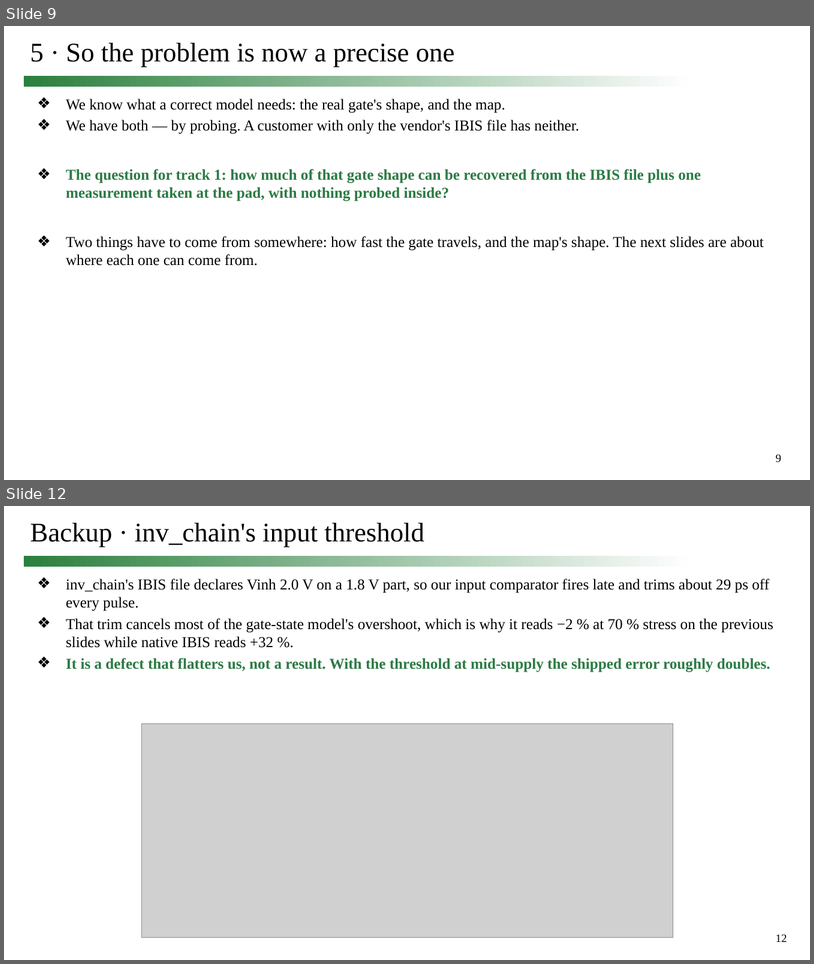
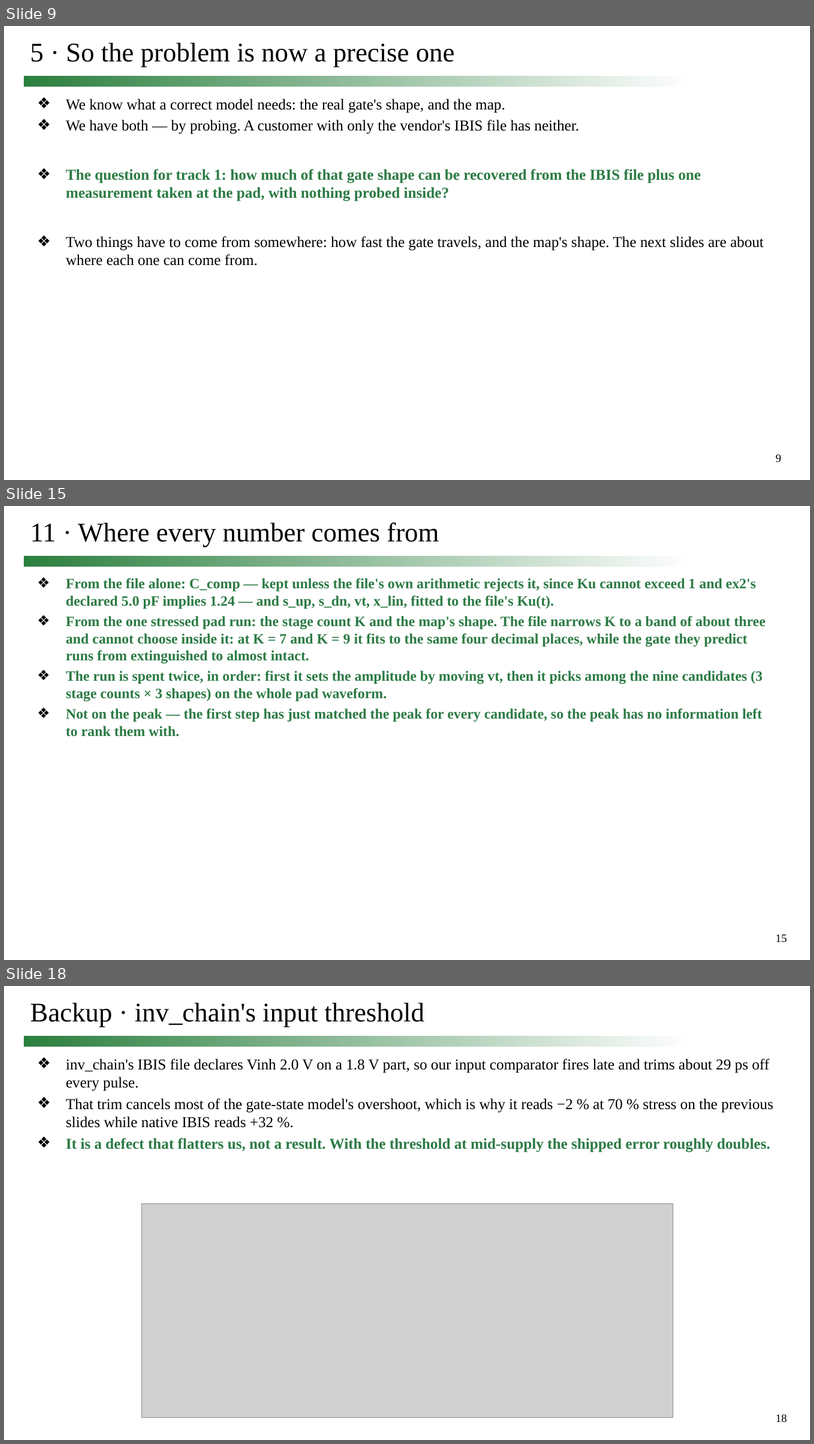
Before and after one commit to simon9721/ibis_comparison, a slide deck: results/meeting_deck_2026-09-24/0924_track1_story.pptx. Shown one above the other, each under a label of ours: slides 9 and 12 before the commit, slides 9, 15 and 18 after it; the slides between them are not shown. The pictures are 814x964 and 814x1444 pixels, drawn with LibreOffice and Linux fonts; fonts in the diff are those of the drawing; grey boxes stand for pictures. Boxes give left, top, right and bottom in pixels: in the first picture for what was removed or moved away, otherwise in the second. Text is boxed around its words. In the diff, an @@ line names an element or a change of style, - is before the commit and + after.

```diff
--- a/results/meeting_deck_2026-09-24/0924_track1_story.pptx
+++ b/results/meeting_deck_2026-09-24/0924_track1_story.pptx
@@ slide 15 added at [4, 506, 810, 960], background #FFFFFF; not listed: 2 template elements that a slide beside it also shows @@
@@ title added at [30, 522, 439, 547], 32 pt, text #000000 @@
+11 · Where every number comes from
@@ text added at [66, 578, 765, 736], 17 pt, text #2B7A43, bold @@
+❖ From the file alone: C_comp — kept unless the file's own arithmetic rejects it, since Ku cannot exceed 1 and ex2's declared 5.0 pF implies 1.24 — and s_up, s_dn, vt, x_lin, fitted to the file's Ku(t).
+❖ From the one stressed pad run: the stage count K and the map's shape. The file narrows K to a band of about three and cannot choose inside it: at K = 7 and K = 9 it fits to the same four decimal places, while the gate they predict runs from extinguished to almost intact.
+❖ The run is spent twice, in order: first it sets the amplitude by moving vt, then it picks among the nine candidates (3 stage counts × 3 shapes) on the whole pad waveform.
+❖ Not on the peak — the first step has just matched the peak for every candidate, so the peak has no information left to rank them with.
@@ what was slide 12 is now slide 18 @@
@@ page number at [776, 1414, 788, 1422]: text changed @@
-12
+18
```
Also in this commit, not shown: 1 slide changed, 6 other slides added, 1 slide removed, 6 other files.
